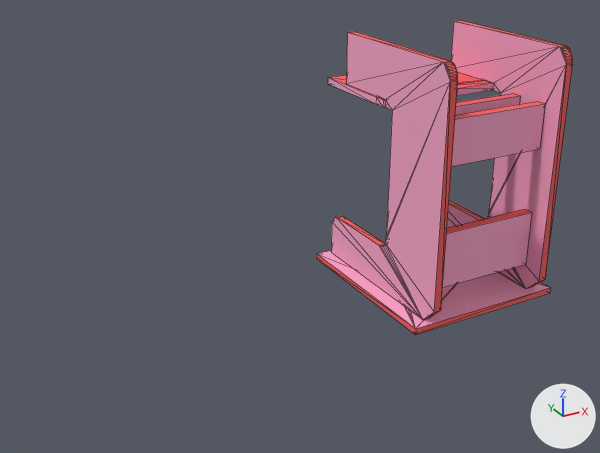
One commit to the FBX model Assets/Resources/Manufacturing/Feature/幾何圖形立體包覆/Model/2DTo3D.FBX: the scene before it, then after it.
Before and after are seen from a 50 mm camera at (-1.587, -2.048, 1.278) aimed at (-0.512, -0.094, 0.301). Arrows for +X, +Y and +Z are at lower right; the lights stay in place. Mesh edges are drawn as thin lines. Where no turn or scale is listed for an object, it has been applied to the vertices.

The first picture shows '上補強板', '元件固定板', '右側版', '左側版', '底板', '補強板', '頂板'.
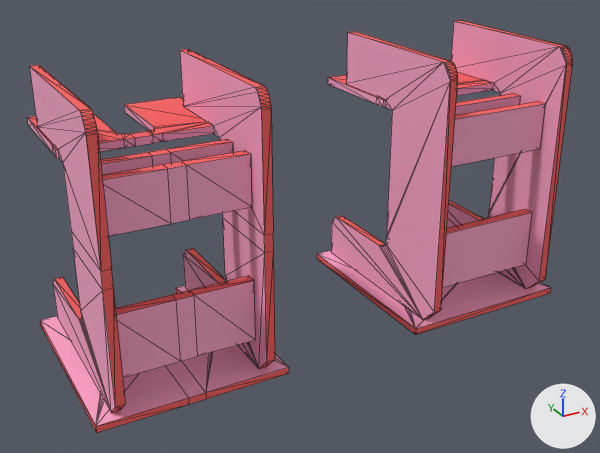
Boxes (x1, y1, x2, y2) around the edits, measured in the pictures (600 x 453 px):
'型變_左下', added
    after: (40, 249, 189, 433)
    faces in mat_material__38 (pink #faa7c9): (40, 249, 188, 426)
    faces in mat_material__38_001 (red #f96060): (40, 277, 189, 433)
'型變_右上', added
    after: (124, 49, 273, 235)
    faces in mat_material__38 (pink #faa7c9): (124, 50, 264, 235)
    faces in mat_material__38_001 (red #f96060): (124, 49, 273, 235)
'型變_左上', added
    after: (27, 65, 171, 271)
    faces in mat_material__38 (pink #faa7c9): (27, 66, 171, 271)
    faces in mat_material__38_001 (red #f96060): (27, 65, 167, 271)
'型變_右下', added
    after: (176, 218, 289, 399)
    faces in mat_material__38 (pink #faa7c9): (176, 218, 288, 393)
    faces in mat_material__38_001 (red #f96060): (176, 248, 289, 399)
'型變_下', added (pink)
    after: (166, 290, 206, 404)
    faces in mat_material__38 (pink #faa7c9): (166, 296, 206, 398)
    faces in mat_material__38_001 (red #f96060): (172, 290, 206, 404)
'型變_中上', added (pink)
    after: (131, 131, 190, 224)
    faces in mat_material__38 (pink #faa7c9): (135, 135, 190, 224)
    faces in mat_material__38_001 (red #f96060): (131, 131, 186, 168)
'型變_右', added
    after: (222, 211, 274, 253)
    faces in mat_material__38 (pink #faa7c9): (222, 211, 265, 253)
    faces in mat_material__38_001 (red #f96060): (264, 233, 274, 253)
'型變_左', added
    after: (71, 231, 114, 290)
    faces in mat_material__38 (pink #faa7c9): (71, 231, 103, 290)
    faces in mat_material__38_001 (red #f96060): (101, 269, 114, 290)

Patch to the scene script:
```diff
--- a/Assets/Resources/Manufacturing/Feature/幾何圖形立體包覆/Model/2DTo3D.FBX.py
+++ b/Assets/Resources/Manufacturing/Feature/幾何圖形立體包覆/Model/2DTo3D.FBX.py
@@ me_mesh_008 @@
+me_mesh_008.from_pydata([(-0.013, 0.128, 0.048), (-0.013, -0.128, 0.0), (0.013, -0.128, 0.0), (0.013, 0.128, 0.048), (-0.013, 0.128, 0.0), (-0.013, -0.127, 0.048), (0.013, -0.127, 0.048), (0.013, 0.128, 0.0)], [], [(1, 5, 0, 4), (3, 7, 4, 0), (2, 6, 5, 1), (7, 3, 6, 2)])
+for i in [1, 2]: me_mesh_008.polygons[i].material_index = 1
+me_mesh_008.materials.append(mat_material__38)  # pink #faa7c9
+me_mesh_008.materials.append(mat_material__38_001)  # red #f96060
@@ me_mesh_014 @@
+me_mesh_014.from_pydata([(-0.013, 0.128, 0.048), (-0.013, -0.128, 0.0), (0.013, -0.128, 0.0), (0.013, 0.128, 0.048), (-0.013, 0.128, 0.0), (-0.013, -0.127, 0.048), (0.013, -0.127, 0.048), (0.013, 0.128, 0.0)], [], [(1, 5, 0, 4), (3, 7, 4, 0), (2, 6, 5, 1), (7, 3, 6, 2)])
+for i in [1, 2]: me_mesh_014.polygons[i].material_index = 1
+me_mesh_014.materials.append(mat_material__38)  # pink #faa7c9
+me_mesh_014.materials.append(mat_material__38_001)  # red #f96060
@@ ob_型變_右 @@
+ob_型變_右 = bpy.data.objects.new('型變_右', me_mesh_008)
+ob_型變_右.location = (-0.752, -0.241, 0.388)
@@ ob_型變_右下 @@
+ob_型變_右下 = bpy.data.objects.new('型變_右下', me_mesh_007)  # 60 vertices, 102 faces; spans x 0.024..0.266, y -0.37..0.231, z 0.0..0.388; in mat_material__38 (pink #faa7c9), mat_material__38_001 (red #f96060)
+ob_型變_右下.location = (-0.956, 0.0, 0.0)
@@ ob_型變_左下 @@
+ob_型變_左下 = bpy.data.objects.new('型變_左下', me_mesh_010)  # 60 vertices, 102 faces; spans x -0.267..-0.024, y -0.37..0.232, z 0.0..0.388; in mat_material__38 (pink #faa7c9), mat_material__38_001 (red #f96060)
+ob_型變_左下.location = (-0.956, 0.0, 0.0)
@@ ob_型變_下 @@
+ob_型變_下 = bpy.data.objects.new('型變_下', me_mesh_009)  # 16 vertices, 8 faces; spans x -0.024..0.024, y -0.352..-0.111, z 0.0..0.283; in mat_material__38 (pink #faa7c9), mat_material__38_001 (red #f96060)
+ob_型變_下.location = (-0.956, 0.0, 0.0)
@@ ob_型變_中上 @@
+ob_型變_中上 = bpy.data.objects.new('型變_中上', me_mesh_013)  # 24 vertices, 12 faces; spans x -0.024..0.024, y -0.308..-0.036, z 0.49..0.637; in mat_material__38 (pink #faa7c9), mat_material__38_001 (red #f96060)
+ob_型變_中上.location = (-0.956, 0.0, 0.0)
@@ ob_型變_左 @@
+ob_型變_左 = bpy.data.objects.new('型變_左', me_mesh_014)
+ob_型變_左.location = (-1.161, -0.241, 0.388)
@@ ob_型變_右上 @@
+ob_型變_右上 = bpy.data.objects.new('型變_右上', me_mesh_012)  # 68 vertices, 112 faces; spans x 0.024..0.222, y -0.368..0.244, z 0.436..0.799; in mat_material__38 (pink #faa7c9), mat_material__38_001 (red #f96060)
+ob_型變_右上.location = (-0.956, 0.0, 0.0)
@@ ob_型變_左上 @@
+ob_型變_左上 = bpy.data.objects.new('型變_左上', me_mesh_011)  # 68 vertices, 112 faces; spans x -0.222..-0.024, y -0.368..0.244, z 0.436..0.799; in mat_material__38 (pink #faa7c9), mat_material__38_001 (red #f96060)
+ob_型變_左上.location = (-0.956, 0.0, 0.0)
```
